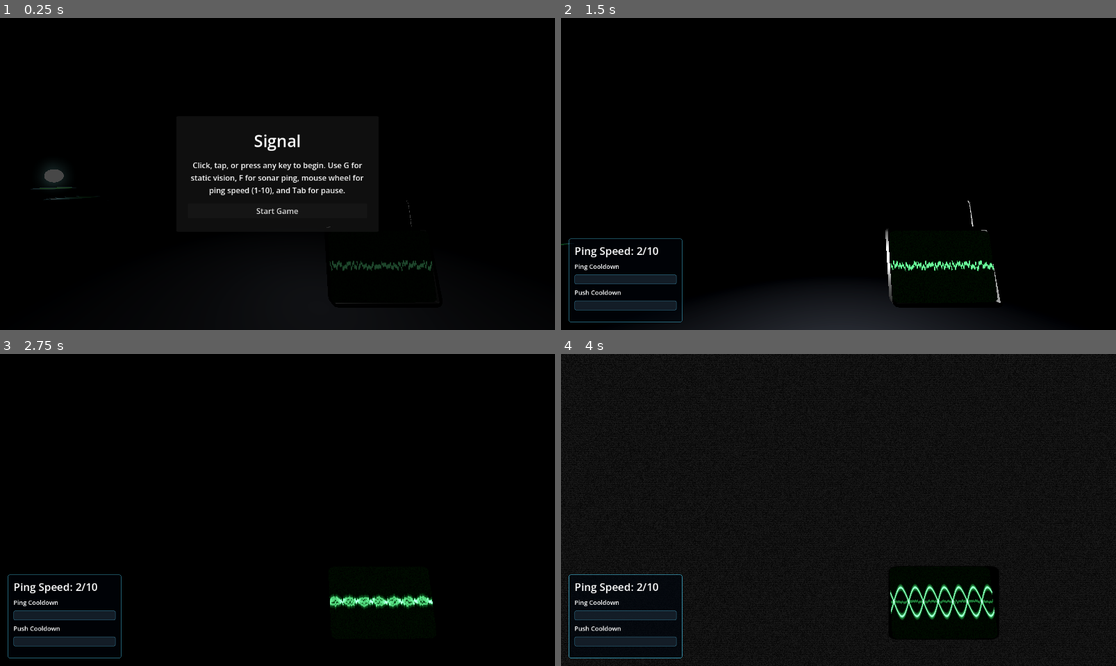
Above: before the commit, frames 1-4 (two rows, left to right).
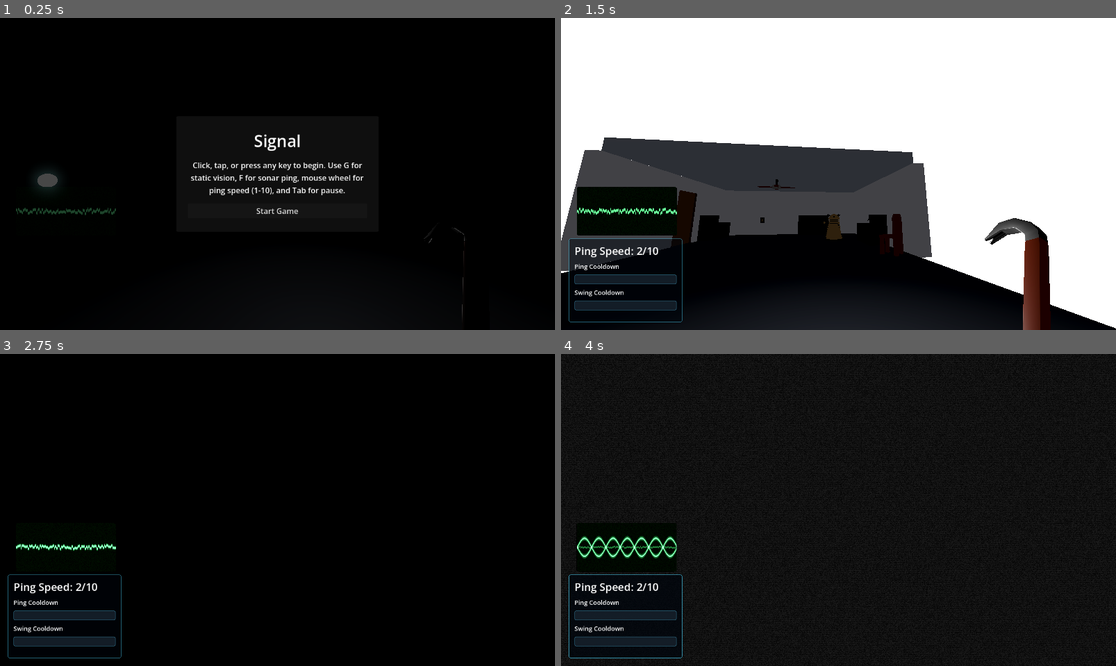
Above: after the commit, the same moments.

Repository: frkatona/LD59-Signal
Game: Godot game, scene res://scenes/main.tscn
Same seed, same stepped clock (60 frames per second), same inputs: the game is played once before the commit and once after it. Sound files missing from this copy of the repository are replaced by a short silence.
Inputs (mouse positions are in pixels of both pictures, inside the frame that each line leads up to):
- Up to frame 1 (0.25 s): no input
- Up to frame 2 (1.5 s): click "Start Game" at 0.5 s; tap Enter at 1.25 s; move the mouse to (866, 174) at 1.27 s; hold W from 1.28 s (still down); hold Backspace (toggle_world_energy, bound only after the commit) from 1.28 s (still down); click (866, 174) at 1.42 s
- Up to frame 3 (2.75 s): keep holding W; tap Space at 1.52, 2.27 s; move the mouse to (249, 510) at 2.02 s; release Backspace (toggle_world_energy, bound only after the commit) at 2.03 s; tap E (interact) at 2.1 s; click (249, 510) at 2.17 s; tap Backspace (toggle_world_energy, bound only after the commit) at 2.3 s
- Up to frame 4 (4 s): keep holding W; move the mouse to (849, 503) at 2.77 s; hold F (sonar_ping) 2.78-3.53 s; click (849, 503) at 2.92 s; tap Backspace (toggle_world_energy, bound only after the commit) at 3.05, 3.8 s; move the mouse to (832, 516) at 3.52 s; tap G (toggle_sonar_mode) at 3.6 s; click (832, 516) at 3.67 s; tap Space at 3.77 s

The runs differ from the first frame. In frame 1, 0.7% of the frame differs, in the area x 2-84%, y 48-96%; in frame 2, 74%, in the area x 0-100%, y 0-100%; in frame 3, 1.1%; in frame 4, 2.3%.

Commit message:
added crowbar animation and sound; moved the oscilloscope visuals; added troubleshooting lighting to backspace

Diff:
--- a/default_bus_layout.tres
+++ b/default_bus_layout.tres
@@ -1,4 +1,8 @@
 [gd_resource type="AudioBusLayout" format=3 uid="uid://5tg0fsdhbgga"]
+
+[sub_resource type="AudioEffectAmplify" id="AudioEffectAmplify_j3pel"]
+resource_name = "Amplify"
+volume_db = 5.0
 
 [resource]
 bus/1/name = &"Music"
@@ -13,3 +17,5 @@
 bus/2/bypass_fx = false
 bus/2/volume_db = 0.0
 bus/2/send = &"Master"
+bus/2/effect/0/effect = SubResource("AudioEffectAmplify_j3pel")
+bus/2/effect/0/enabled = true
--- a/project.godot
+++ b/project.godot
@@ -14,6 +14,10 @@
 run/main_scene="res://scenes/main.tscn"
 config/features=PackedStringArray("4.6", "GL Compatibility")
 config/icon="res://icon.svg"
+
+[audio]
+
+buses/default_bus_layout="uid://5tg0fsdhbgga"
 
 [global_group]
 
--- a/scenes/enemy.tscn
+++ b/scenes/enemy.tscn
@@ -52,9 +52,10 @@
 transform = Transform3D(1, 0, 0, 0, 1, 0, 0, 0, 1, 0.03003934, 0.9088471, -0.13517618)
 stream = ExtResource("3_4ra3w")
 attenuation_model = 1
-max_db = 2.0
+volume_db = 20.0
+max_db = 6.0
 autoplay = true
-max_distance = 20.0
+max_distance = 5.0
 bus = &"SFX"
 attenuation_filter_cutoff_hz = 20500.0
 attenuation_filter_db = 0.0
--- a/scenes/main.tscn
+++ b/scenes/main.tscn
@@ -10,6 +10,7 @@
 [ext_resource type="PackedScene" uid="uid://dl0p5kuohdqja" path="res://assets/models/lab-bench.glb" id="6_o6xl0"]
 [ext_resource type="PackedScene" uid="uid://cfaa6d3t863va" path="res://scenes/enemy.tscn" id="8_tipki"]
 [ext_resource type="PackedScene" uid="uid://c5l62di7vxio2" path="res://assets/models/light-switch.glb" id="9_85g3d"]
+[ext_resource type="PackedScene" uid="uid://bv0hnms6140rh" path="res://assets/models/crowbar.glb" id="11_ya4ey"]
 
 [sub_resource type="Environment" id="Environment_tbgi4"]
 background_energy_multiplier = 0.0
@@ -232,16 +233,25 @@
 text = "Press E to open door"
 
 [node name="Player" parent="." unique_id=22887971 instance=ExtResource("2_tipki")]
-transform = Transform3D(-4.371139e-08, 0, 1, 0, 1, 0, -1, 0, -4.371139e-08, 15.081289, 0.05, -1.0699883)
+transform = Transform3D(-4.371139e-08, 0, 1, 0, 1, 0, -1, 0, -4.371139e-08, 15.081289, 0.34377092, -1.0699883)
 signal_scope_min_distance = 0.5
-signal_scope_max_distance = 15.0
-signal_scope_local_position = Vector3(0.345, -0.304, -0.675)
-signal_scope_local_rotation_degrees = Vector3(-10.59, 1.405, -0.365)
-signal_scope_size = Vector2(0.345, 0.225)
+signal_scope_max_distance = 10.0
+signal_scope_local_position = Vector3(-0.625, -0.11, -0.6)
+signal_scope_local_rotation_degrees = Vector3(0, 0, 0)
+signal_scope_size = Vector2(0.295, 0.145)
+signal_scope_corner_radius = 0.035
+signal_scope_corner_softness = 0.001
 signal_scope_overlay_padding = Vector2(0, 0)
 
-[node name="oscilloscope" parent="Player/CameraPivot/Camera3D" parent_id_path=PackedInt32Array(22887971, 1194919771) index="0" unique_id=1917917503 instance=ExtResource("3_choun")]
-transform = Transform3D(0.16816652, 0, 0, 0, 0.16203153, 0.04500842, 0, -0.04500842, 0.16203153, 0.50675714, -0.43937743, -0.9821892)
+[node name="Camera3D" parent="Player/CameraPivot" parent_id_path=PackedInt32Array(22887971, 173732664) index="0" unique_id=1194919771]
+transform = Transform3D(0.9999963, 0.0026513834, -0.0006258848, -0.002652597, 0.9999946, -0.0019505381, 0.00062072073, 0.0019521877, 0.9999979, 0, 0, -0.45794106)
+
+[node name="oscilloscope" parent="Player/CameraPivot/Camera3D" index="0" unique_id=1917917503 instance=ExtResource("3_choun")]
+transform = Transform3D(0.13243191, 0, 0, 0, 0.12760058, 0.035444338, 0, -0.035444338, 0.12760058, -0.6940754, -0.3978274, -0.8326082)
+visible = false
+
+[node name="crowbar" parent="Player/CameraPivot/Camera3D" index="1" unique_id=184608769 instance=ExtResource("11_ya4ey")]
+transform = Transform3D(-0.2774241, 0.13258758, -0.117723964, 0.16689633, 0.26907805, -0.09025054, 0.059866708, -0.13572057, -0.29393607, 0.74605536, -0.65209377, -0.7659073)
 
 [node name="VisionOverlay" type="CanvasLayer" parent="." unique_id=267744132]
 layer = 100
--- a/scenes/player.tscn
+++ b/scenes/player.tscn
@@ -7,7 +7,7 @@
 
 [sub_resource type="CapsuleShape3D" id="CapsuleShape3D_3vyb7"]
 radius = 0.7
-height = 1.5
+height = 4.4
 
 [node name="Player" type="CharacterBody3D" unique_id=22887971]
 script = ExtResource("1_8afob")
@@ -30,7 +30,7 @@
 monitorable = false
 
 [node name="CollisionShape3D" type="CollisionShape3D" parent="PushArea" unique_id=126007424]
-transform = Transform3D(1, 0, 0, 0, -4.371139e-08, 1, 0, -1, -4.371139e-08, 0, 1, -0.90649414)
+transform = Transform3D(1, 0, 0, 0, -4.371139e-08, 1, 0, -1, -4.371139e-08, 0, 1, -2.084747)
 visible = false
 shape = SubResource("CapsuleShape3D_3vyb7")
 debug_color = Color(0, 0.6, 0.69803923, 0)
--- a/scripts/first_person_controller.gd
+++ b/scripts/first_person_controller.gd
@@ -4,13 +4,14 @@
 const RIGHT_FOOTSTEP_STREAM := preload("res://assets/audio/sfx/fist_3.wav")
 const JUMP_STREAM := preload("res://assets/audio/sfx/fist_5.wav")
 const LANDING_STREAM := preload("res://assets/audio/sfx/fist_4.wav")
-const PUSH_STREAM := preload("res://assets/audio/sfx/fist_1.wav")
+const PUSH_HIT_STREAM := preload("res://assets/audio/sfx/whack-hit.wav")
+const PUSH_MISS_STREAM := preload("res://assets/audio/sfx/whack.wav")
 const SIGNAL_SCOPE_SHADER := preload("res://shaders/oscilloscope_signal.gdshader")
 const DEFAULT_FOOTSTEP_BUS := &"SFX"
 const SIGNAL_ENEMY_GROUP := &"signal_enemy"
 const SIGNAL_SCOPE_RESPONSE_SPEED := 2.8
-const PUSH_HIT_PITCH := 1.0
-const PUSH_MISS_PITCH := 1.3
+const CROWBAR_SMACK_ANIMATION := &"smack"
+const PUSH_DEFAULT_PITCH := 1.0
 
 @export var move_speed: float = 5.0
 @export var jump_velocity: float = 4.5
@@ -19,6 +20,7 @@
 @export var air_acceleration: float = 8.0
 @export var push_velocity: float = 6
 @export var push_cooldown_seconds: float = 5.0
+@export_range(-40.0, 12.0, 0.5) var push_hit_volume_db: float = 0.0
 @export var footstep_interval_seconds: float = 0.45
 @export var footstep_speed_threshold: float = 0.15
 @export var signal_scope_min_distance: float = 1.25
@@ -36,6 +38,7 @@
 @onready var player_camera: Camera3D = $CameraPivot/Camera3D
 @onready var push_area: Area3D = %PushArea
 @onready var oscilloscope_model: Node3D = get_node_or_null("oscilloscope")
+@onready var crowbar_root: Node = get_node_or_null("CameraPivot/Camera3D/crowbar")
 
 var gravity: float = float(ProjectSettings.get_setting("physics/3d/default_gravity"))
 var pitch: float = 0.0
@@ -48,6 +51,7 @@
 var jump_player: AudioStreamPlayer
 var landing_player: AudioStreamPlayer
 var push_player: AudioStreamPlayer
+var crowbar_animation_player: AnimationPlayer
 var signal_scope_display: MeshInstance3D
 var signal_scope_material: ShaderMaterial
 var signal_scope_strength: float = 0.0
@@ -57,6 +61,7 @@
 func _ready() -> void:
 	respawn_pitch = camera_pivot.rotation.x
 	_create_footstep_players()
+	crowbar_animation_player = _find_animation_player(crowbar_root)
 	_attach_oscilloscope_model_to_camera()
 	_create_signal_scope_display()
 	set_controls_enabled(false, false)
@@ -174,7 +179,7 @@
 
 	push_player = AudioStreamPlayer.new()
 	push_player.name = "PushPlayer"
-	push_player.stream = PUSH_STREAM
+	push_player.stream = PUSH_HIT_STREAM
 	push_player.bus = _resolve_footstep_bus()
 	add_child(push_player)
 
@@ -229,6 +234,21 @@
 
 func _resolve_footstep_bus() -> StringName:
 	return DEFAULT_FOOTSTEP_BUS if AudioServer.get_bus_index(DEFAULT_FOOTSTEP_BUS) != -1 else &"Master"
+
+
+func _find_animation_player(root: Node) -> AnimationPlayer:
+	if root == null:
+		return null
+
+	if root is AnimationPlayer:
+		return root
+
+	for child in root.get_children():
+		var animation_player := _find_animation_player(child)
+		if animation_player != null:
+			return animation_player
+
+	return null
 
 
 func _update_signal_scope(delta: float) -> void:
@@ -437,8 +457,21 @@
 		return
 
 	push_player.bus = _resolve_footstep_bus()
-	push_player.pitch_scale = PUSH_HIT_PITCH if hit_enemy else PUSH_MISS_PITCH
+	push_player.stream = PUSH_HIT_STREAM if hit_enemy else PUSH_MISS_STREAM
+	push_player.pitch_scale = PUSH_DEFAULT_PITCH
+	push_player.volume_db = push_hit_volume_db if hit_enemy else 0.0
 	push_player.play()
+
+
+func _play_crowbar_smack_animation() -> void:
+	if crowbar_animation_player == null:
+		return
+
+	if not crowbar_animation_player.has_animation(CROWBAR_SMACK_ANIMATION):
+		return
+
+	crowbar_animation_player.stop()
+	crowbar_animation_player.play(CROWBAR_SMACK_ANIMATION)
 
 
 func _reset_footstep_cycle() -> void:
@@ -469,6 +502,7 @@
 		return
 
 	push_cooldown_remaining = maxf(push_cooldown_seconds, 0.0)
+	_play_crowbar_smack_animation()
 	print("Attacking!")
 	# Get all bodies overlapping with the push area
 	var overlapping_bodies = push_area.get_overlapping_bodies()
--- a/scripts/sonar_vision_controller.gd
+++ b/scripts/sonar_vision_controller.gd
@@ -26,6 +26,8 @@
 const LIGHT_SWITCH_ANIMATION_NAME := &"switch-down"
 const LIGHT_SWITCH_TOGGLE_DEBOUNCE_SECONDS := 0.25
 const ROOM_LIGHT_START_ENABLED := false
+const WORLD_ENERGY_DISABLED_MULTIPLIER := 0.0
+const WORLD_ENERGY_ENABLED_MULTIPLIER := 1.0
 const MIN_VOLUME_DB := -80.0
 const DOOR_PROMPT_TEXT := "Press E to open door"
 const LIGHT_SWITCH_ON_PROMPT_TEXT := "Press E to turn lights on"
@@ -52,6 +54,7 @@
 @onready var overlay_root: Control = $VisionOverlay/OverlayRoot
 @onready var static_rect: ColorRect = $VisionOverlay/OverlayRoot/StaticRect
 @onready var sonar_rect: TextureRect = $VisionOverlay/OverlayRoot/SonarRect
+@onready var world_environment: WorldEnvironment = $Environment/WorldEnvironment
 @onready var door_pivot: Node3D = $Room/Doorway/DoorPivot
 @onready var door_body: StaticBody3D = $Room/Doorway/DoorPivot/Door
 @onready var door_interaction_area: Area3D = $Room/Doorway/InteractionArea
@@ -90,6 +93,7 @@
 var door_open_tween: Tween
 var light_switch_animation_player: AnimationPlayer
 var room_light_enabled := true
+var world_energy_enabled := false
 var light_switch_toggle_cooldown_remaining := 0.0
 var player_spawn_transform := Transform3D.IDENTITY
 var gameplay_started := false
@@ -145,6 +149,7 @@
 	light_switch_animation_player = _find_animation_player(light_switch_root)
 	room_light_enabled = ROOM_LIGHT_START_ENABLED
 	_sync_room_light_state()
+	_sync_world_environment_energy_state()
 	_sync_light_switch_visual_state()
 	player_spawn_transform = player.global_transform
 	_set_sonar_mode(false)
@@ -174,6 +179,10 @@
 
 	if _is_debug_toggle_event(event):
 		_toggle_debug_overlay()
+		return
+
+	if event.is_action_pressed("toggle_world_energy"):
+		_toggle_world_environment_energy()
 		return
 
 	if event.is_action_pressed("pause_menu"):
@@ -251,6 +260,7 @@
 	_ensure_key_action("toggle_sonar_mode", KEY_G)
 	_ensure_key_action("sonar_ping", KEY_F)
 	_ensure_key_action("interact", KEY_E)
+	_ensure_key_action("toggle_world_energy", KEY_BACKSPACE)
 	_replace_key_action("pause_menu", KEY_TAB)
 
 
@@ -1212,6 +1222,20 @@
 		room_omni_light.visible = room_light_enabled
 
 
+func _toggle_world_environment_energy() -> void:
+	world_energy_enabled = not world_energy_enabled
+	_sync_world_environment_energy_state()
+
+
+func _sync_world_environment_energy_state() -> void:
+	if world_environment == null or world_environment.environment == null:
+		return
+
+	world_environment.environment.background_energy_multiplier = (
+		WORLD_ENERGY_ENABLED_MULTIPLIER if world_energy_enabled else WORLD_ENERGY_DISABLED_MULTIPLIER
+	)
+
+
 func _play_light_switch_animation(play_forward: bool) -> void:
 	if light_switch_animation_player == null:
 		return
@@ -1325,7 +1349,7 @@
 	ping_cooldown_bar.max_value = cooldown_max
 	ping_cooldown_bar.value = minf(ping_cooldown_remaining, cooldown_max)
 
-	push_cooldown_label.text = "Push Cooldown"
+	push_cooldown_label.text = "Swing Cooldown"
 	var push_cooldown_duration: float = 5.0
 	var push_cooldown_remaining_value: float = 0.0
 	if player != null and player.has_method("get_push_cooldown_state"):
Not shown, added: assets/audio/sfx/whack-hit.wav.import
Not shown, added: assets/audio/sfx/whack.wav.import
Binary file changed: assets/models/crowbar.glb
Binary file added: assets/models/crowbar_hand.glb
Not shown, added: assets/models/crowbar_hand.glb.import
Not shown, added: assets/audio/sfx/whack-hit.wav
Not shown, added: assets/audio/sfx/whack.wav
Not shown, changed: models.blend
Not shown, changed: models.blend1
Not shown, changed: readme.md
